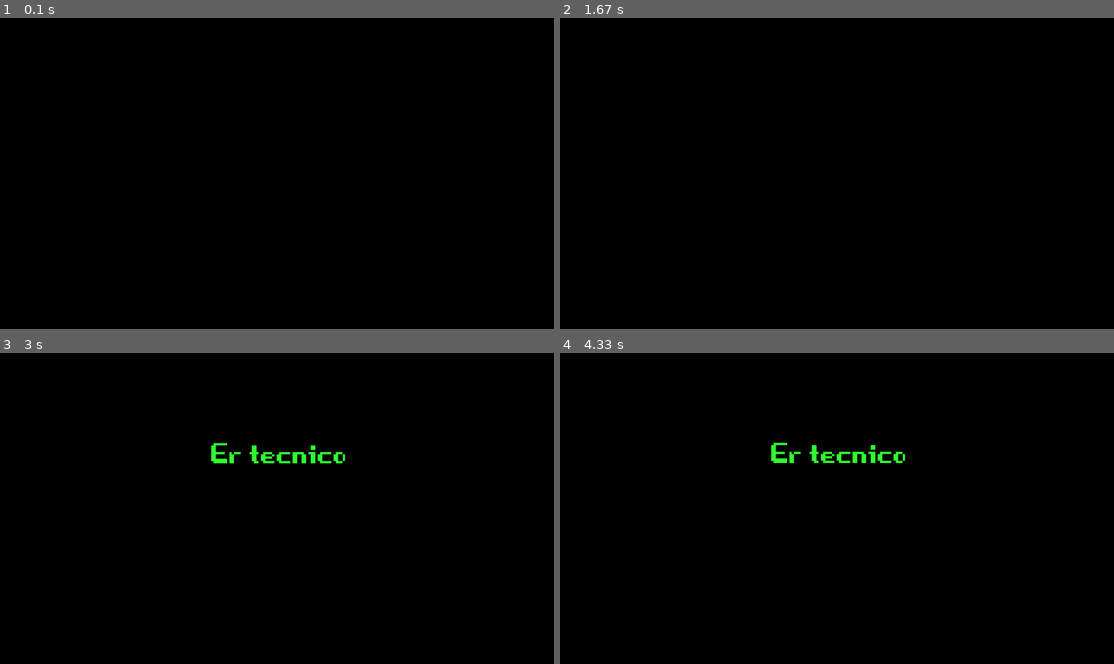
Above: before the commit, frames 1-4 (two rows, left to right).
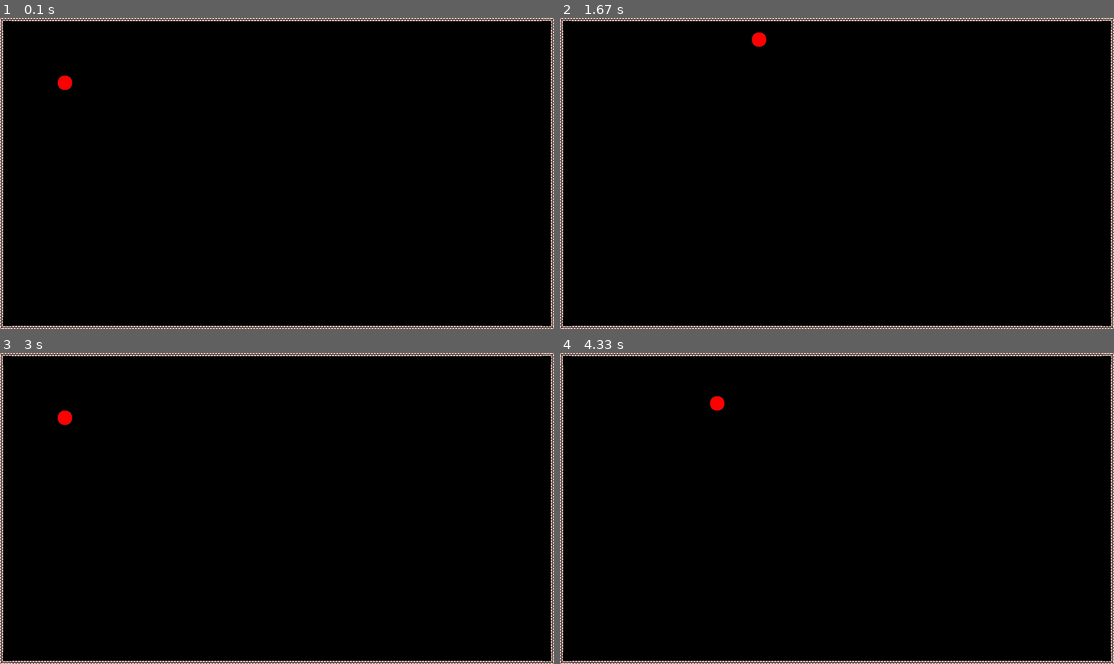
Above: after the commit, the same moments.

Repository: zThundy/pygame-jam
Game: pygame game, started from main.py
Same seed, same stepped clock (60 frames per second), same inputs: the game is played once before the commit and once after it.
Inputs:
- Up to frame 1 (0.1 s): no input
- Up to frame 2 (1.67 s): hold Right 0.33-0.8 s; hold Up 0.83-1.13 s; hold Right 1.17-1.63 s
- Up to frame 3 (3 s): hold Left 1.67-2.2 s; hold Down 2.23-2.53 s; hold Left 2.57-2.97 s
- Up to frame 4 (4.33 s): hold Up 3-3.37 s; hold Right 3.4-4.03 s; hold Down from 4.07 s (still down)

The runs differ from the first frame. In frame 1, 3.4% of the frame differs, in the area x 0-100%, y 0-100%; in frame 2, 3.4%; in frame 3, 4.0%; in frame 4, 4.0%.

Commit message:
random changes

Diff:
--- a/events.py
+++ b/events.py
@@ -15,3 +15,10 @@
     if keys[K_ESCAPE]:
         pygame.quit()
         sys.exit()
+
+def mouseClickEvent():
+    for event in pygame.event.get():
+        # with this we check if the player press the left mouse button
+        if event.type == pygame.MOUSEBUTTONDOWN and event.button == 1:
+            return True
+        return False
--- a/level.py
+++ b/level.py
@@ -21,7 +21,7 @@
         return self.tiles[pygame.Vector2(x, y)] != None
 
     def generateWalls(self):
-        blockSize = 64 # Set the size of the grid block
+        blockSize = 40 # Set the size of the grid block
 
         cornerSprite = None
         normalSprite = None
--- a/main.py
+++ b/main.py
@@ -57,34 +57,35 @@
 
 def showTitleScreen():
     titleScreen = True
+    SCREEN.fill((0, 0, 0))
     pygame.time.delay(2000)
 
     main_theme = pygame.mixer.Sound("./sounds/main_theme.mp3")
     pygame.mixer.Sound.play(main_theme)
-    last_time = 0
-    dt = 0
+
+    count = 0
 
     while titleScreen:
-        # this is used to move the title screen up and down
-        dt = time.time() - last_time
-        dt *= 60
-        last_time = time.time()
         # fill every time the screen with black color to reset
         # every element on the screen
         SCREEN.fill((0, 0, 0))
         # check events.py to see the executed code
         checkForQuitEvent()
 
+        # get mouse position to check if player is clicking on button
+        mouseX, mouseY = pygame.mouse.get_pos()
+
         # draw game title
         FONT = pygame.font.Font("./fonts/game_over.ttf", 250)
         main_title = FONT.render(GAME_NAME, True, (50, 255, 50))
-        SCREEN.blit(main_title, (SCREEN.get_width()/2 - main_title.get_width()/2, SCREEN.get_height()/2 - (main_title.get_height()/2 + 200) + math.sin(time.time()*5)*5))
+        SCREEN.blit(main_title, (SCREEN.get_width()/2 - main_title.get_width()/2, SCREEN.get_height()/2 - (main_title.get_height()/2 + 200) + math.sin(time.time()*8)*8))
 
-        mouseX,mouseY = pygame.mouse.get_pos()
         # update display
         pygame.display.update()
         # wait for 10 seconds
         pygame.time.delay(10)
+
+        count += 1
 
 
 
@@ -132,7 +133,7 @@
     # showSplashScreen()
 
     # show title screen after splash screen
-    showTitleScreen()
+    # showTitleScreen()
 
     # start the game if the showTitleScreen thread is broken
     gameThread()
--- a/player.py
+++ b/player.py
@@ -5,7 +5,7 @@
     acceleration = 5
 
     position = pygame.Vector2()
-    position.xy = 100, 100
+    position.xy = 200, 200
     velocity = pygame.Vector2()
     velocity.xy = 3, 0
     rightSprite = pygame.image.load("./sprites/test.png")
--- /dev/null
+++ b/utils.py
@@ -0,0 +1,3 @@
+# this function helps to check if an element is colliding with another one
+def checkCollisions(a_x, a_y, a_width, a_height, b_x, b_y, b_width, b_height):
+    return (a_x + a_width > b_x) and (a_x < b_x + b_width) and (a_y + a_height > b_y) and (a_y < b_y + b_height)
Binary file changed: sprites/rooms/Muro_angolare.png
Binary file added: sprites/rooms/Muro_finestra.png
Binary file changed: sprites/rooms/Muro_intero.png
Binary file added: sprites/rooms/Muro_porta.png
Not shown, added: sounds/game_theme.mp3
